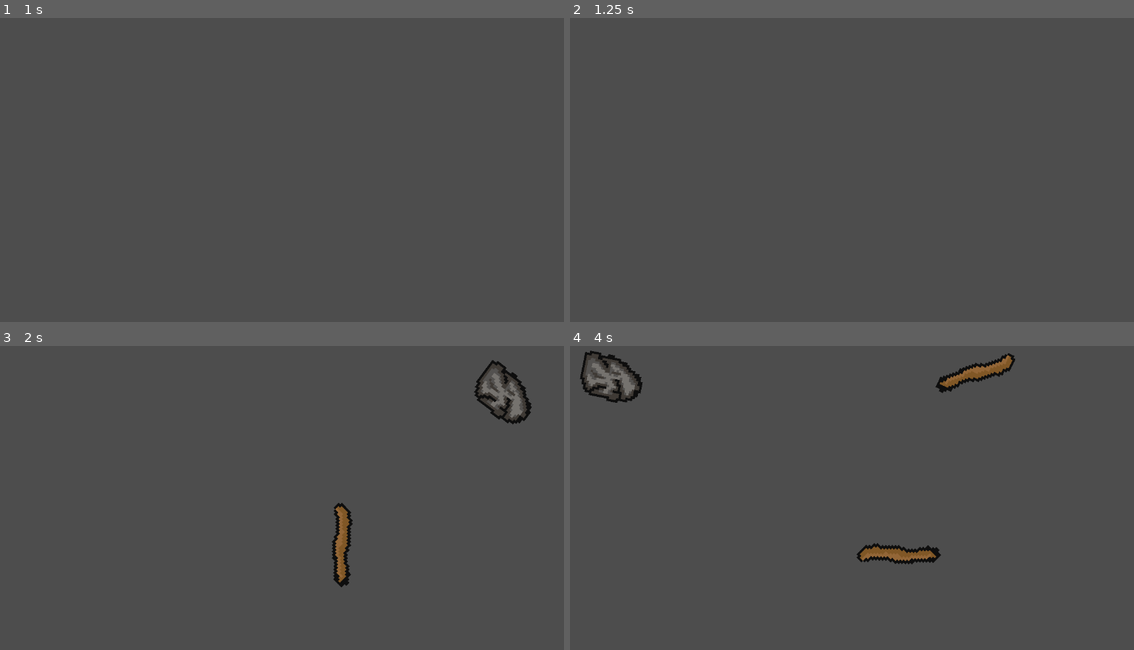
Above: before the commit, frames 1-4 (two rows, left to right).
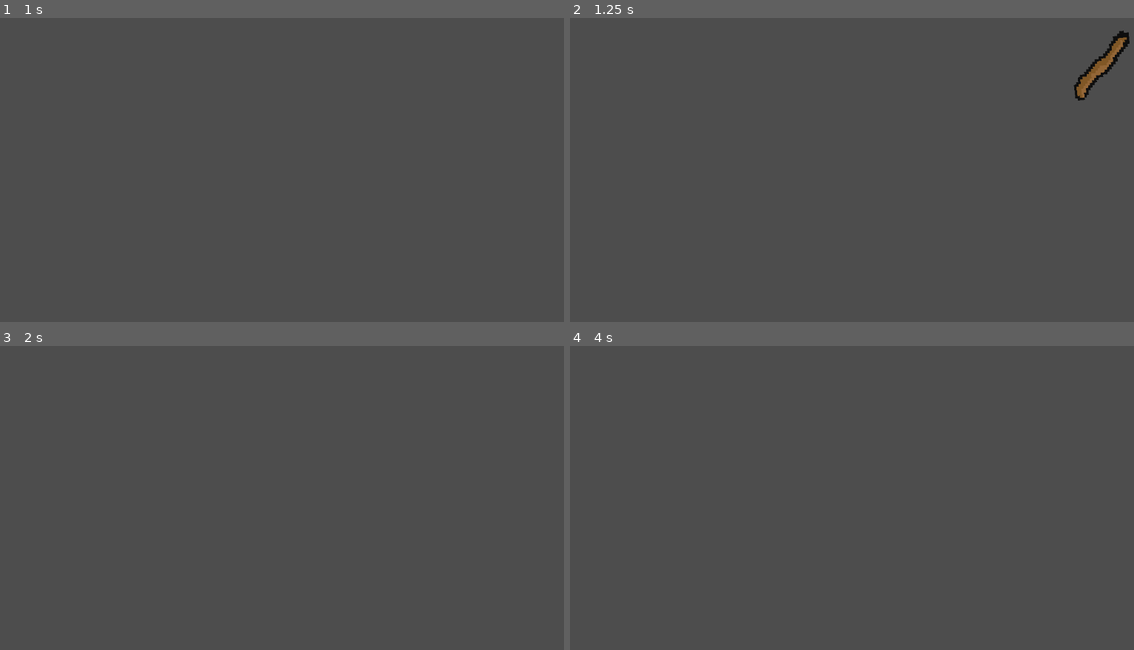
Above: after the commit, the same moments.

Repository: age-of-asparagus/click
Game: Godot game, scene res://sticks_and_stones.tscn
Two runs of this game, one before a commit and one after it. Both use one fixed random seed, a clock stepped at 60 frames per second and the inputs below.
Inputs (mouse positions are in pixels of both pictures, inside the frame that each line leads up to):
- Up to frame 1 (1 s): tap Enter at 0.5 s; move the mouse to (423, 139) at 0.52 s; press the mouse at (423, 139) at 0.53 s
- Up to frame 2 (1.25 s): no input
- Up to frame 3 (2 s): release the mouse at (423, 467) at 1.25 s; click (530, 394) at 1.27 s
- Up to frame 4 (4 s): click (1077, 394) at 2.02 s; click (914, 543) at 2.77 s; click (694, 461) at 3.52 s

Frame 1 is identical in both runs. In frame 2, 0.7% of the frame differs, in the area x 89-100%, y 4-28%; in frame 3, 1.5%; in frame 4, 2.2%, in the area x 1-79%, y 1-72%.

Commit message:
update to clicker

Diff:
--- a/Sticks_and_Stones.gd
+++ b/Sticks_and_Stones.gd
@@ -10,18 +10,20 @@
 
 
 
+func _on_stone_spawn_timer_timeout():
+	if rng.randi_range(0,100) <= 30:
+		var stone = Stone.instantiate()
+		add_child(stone)
+		stone.global_position = Vector2(rng.randi_range(25,1127), rng.randi_range(50,598))
+		stone.rotation = rng.randi_range(0,360)
+	$Stone_spawn_timer.wait_time = rng.randf_range(0.25,1.5)
+	$Stone_spawn_timer.start()
 
-
-
-
-func _on_spawn_timer_timeout():
+func _on_stick_spawn_timer_timeout():
 	if rng.randi_range(0,100) <= 60:
 		var stick = Stick.instantiate()
 		add_child(stick)
 		stick.global_position = Vector2(rng.randi_range(25,1127), rng.randi_range(50,598))
 		stick.rotation = rng.randi_range(0,360)
-	if rng.randi_range(0,100) <= 30:
-		var stone = Stone.instantiate()
-		add_child(stone)
-		stone.global_position = Vector2(rng.randi_range(25,1127), rng.randi_range(50,598))
-		stone.rotation = rng.randi_range(0,360)
+	$Stick_spawn_timer.wait_time = rng.randf_range(0.2,1.25)
+	$Stick_spawn_timer.start()
--- a/sticks_and_stones.tscn
+++ b/sticks_and_stones.tscn
@@ -6,7 +6,14 @@
 scale = Vector2(5, 5)
 script = ExtResource("1_osq1k")
 
-[node name="Spawn_timer" type="Timer" parent="."]
+[node name="Stick_spawn_timer" type="Timer" parent="."]
+wait_time = 0.75
+one_shot = true
 autostart = true
 
-[connection signal="timeout" from="Spawn_timer" to="." method="_on_spawn_timer_timeout"]
+[node name="Stone_spawn_timer" type="Timer" parent="."]
+one_shot = true
+autostart = true
+
+[connection signal="timeout" from="Stick_spawn_timer" to="." method="_on_stick_spawn_timer_timeout"]
+[connection signal="timeout" from="Stone_spawn_timer" to="." method="_on_stone_spawn_timer_timeout"]
